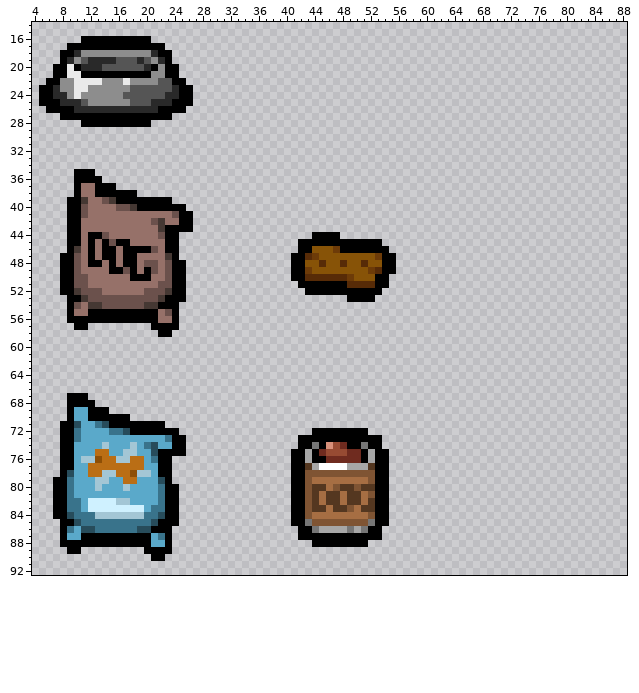
Sprite sheet: resources/gfx/items/slots/feeding_bowl.png. The picture above is the old version.
The file is 96x96 pixels. Shown: x 4..88, y 14..92. The old version is drawn lined up with the new one.
Now the later version:
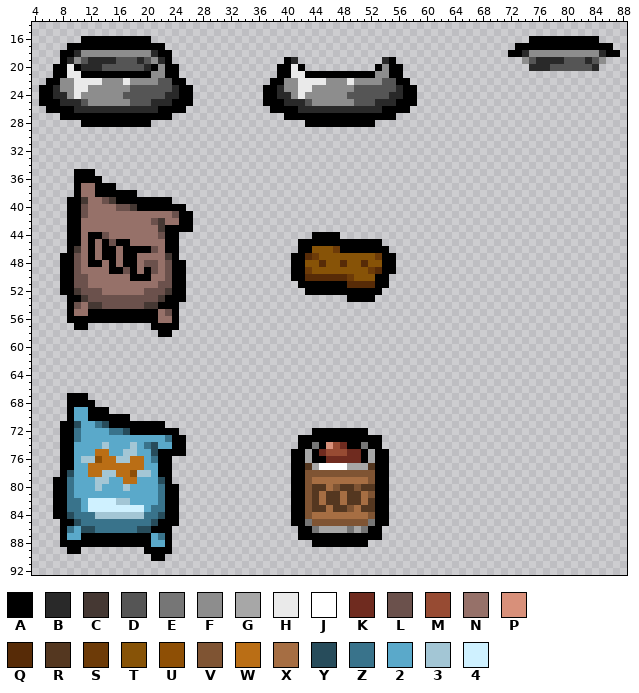
Palette (. is transparent): A #000000  B #292929  C #453833  D #555555  E #767676  F #8d8d8d  G #a7a7a7  H #eaeaea  J #ffffff  K #6f2b1f  L #6b514c  M #974b33  N #967169  P #d8907a  Q #572b07  R #543720  S #6d3b08  T #875307  U #8e4f05  V #7f5433  W #ba6e15  X #a66e43  Y #274c5b  Z #39738b  2 #5aa9ca  3 #a3c6d5  4 #cff1ff
The edit:
drawings rearranged on the sheet (the old picture shows each at its new place)
@@ x 35..88 @@
 15 ......................................................
-16 ......................................................
-17 ......................................................
-18 ......................................................
-19 ......................................................
-20 ......................................................
-21 ......................................................
-22 ......................................................
-23 ......................................................
-24 ......................................................
-25 ......................................................
-26 ......................................................
-27 ......................................................
-28 ......................................................
+16 ........................................AAAAAAAAAA....
+17 ......................................AAAAAAAAAAAAAA..
+18 .....................................AABFFFFFFFFFFBAA.
+19 .....AB............BA..................FDBBBBDDDBDF...
+20 ....AAHA..........AFAA..................BBBDDDDDDB....
+21 ....AAHHAAAAAAAAAAFFAA................................
+22 ...AAFFHHHHFFFHFFFFDDAA...............................
+23 ..AABFFHHFFFFFFDDDDDDBAA..............................
+24 ..AABBFHFFFFFFDDDDDDBBAA..............................
+25 ..AAABBBDFFFFFFDDDBBBAAA..............................
+26 ...AAAABBBBBBBBBBBBAAAA...............................
+27 .....AAAAAAAAAAAAAAAA.................................
+28 ........AAAAAAAAAA....................................
 29 ......................................................
Boxes around the changes in both pictures, in picture pixels (x1, y1, x2, y2):
added: (508, 36, 620, 71)
added: (263, 57, 417, 127)
